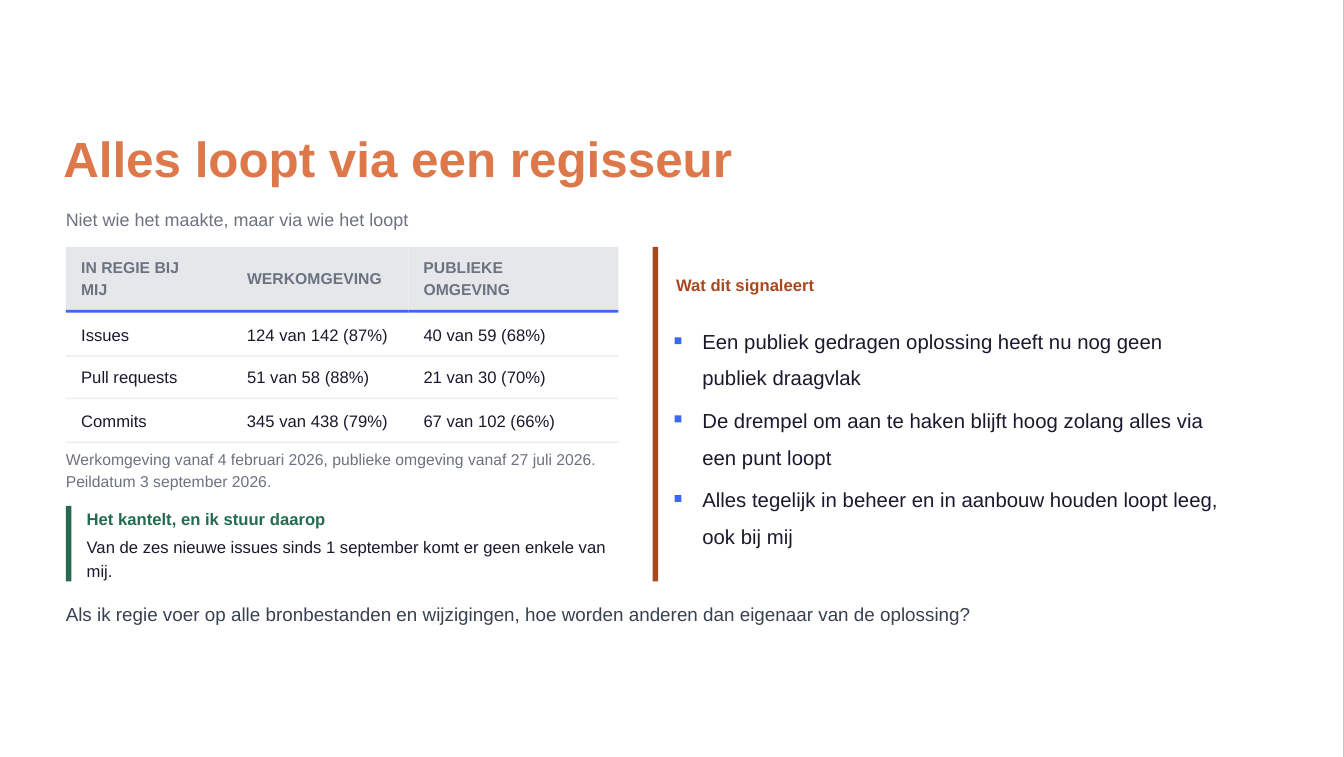
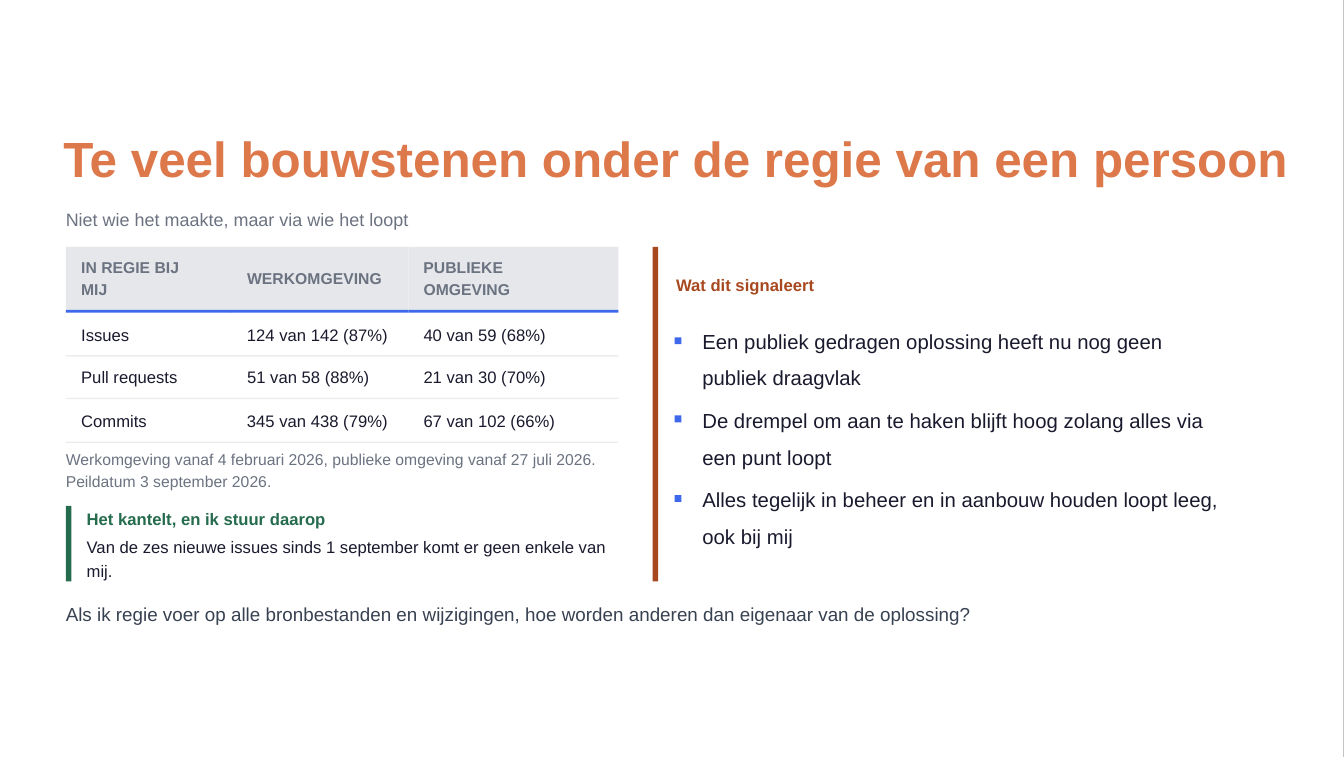
Before and after one commit to Npuls-OKx/meta, a slide deck: slide 15 of presentaties/export/260903_rollen/260903_rollen.pptx. Drawn at 1344x757 pixels with LibreOffice and Linux fonts; fonts in the diff are those of the drawing; background and template pictures are left out. Boxes give left, top, right and bottom in pixels: in the first picture for what was removed or moved away, otherwise in the second. Text is boxed around its words. In the diff, an @@ line names an element or a change of style, - is before the commit and + after.

```diff
--- a/presentaties/export/260903_rollen/260903_rollen.pptx
+++ b/presentaties/export/260903_rollen/260903_rollen.pptx
@@ text at [63,141,1288,187]: text changed @@
-Alles loopt via een regisseur
+Te veel bouwstenen onder de regie van een persoon
```
Also in this commit, not shown: 2 other files.
